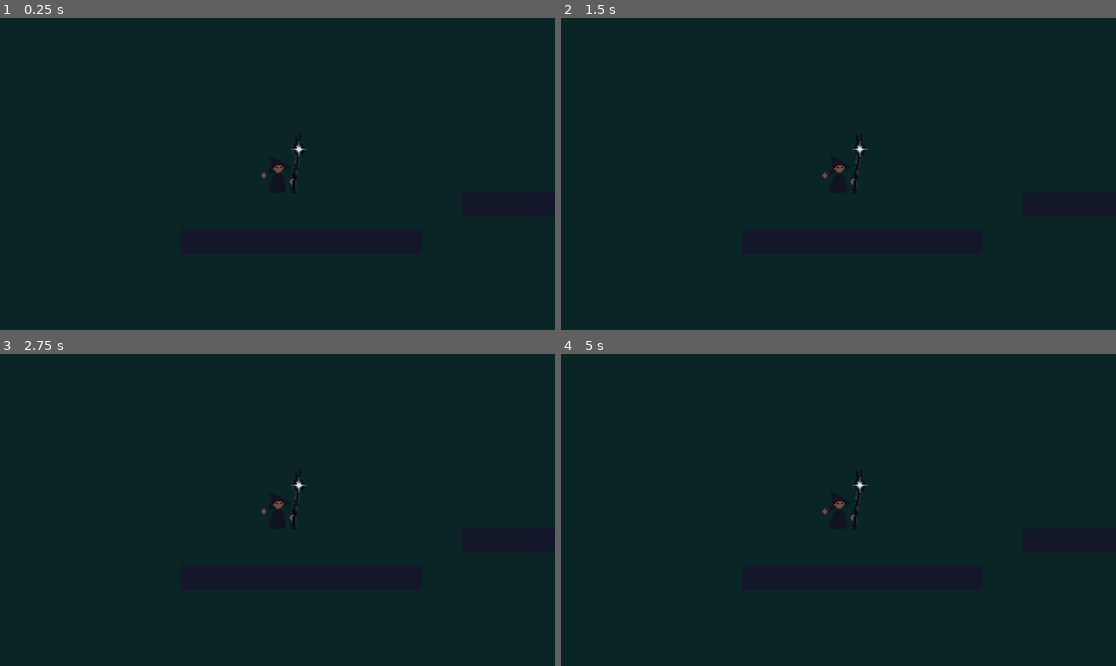
Above: before the commit, frames 1-4 (two rows, left to right).
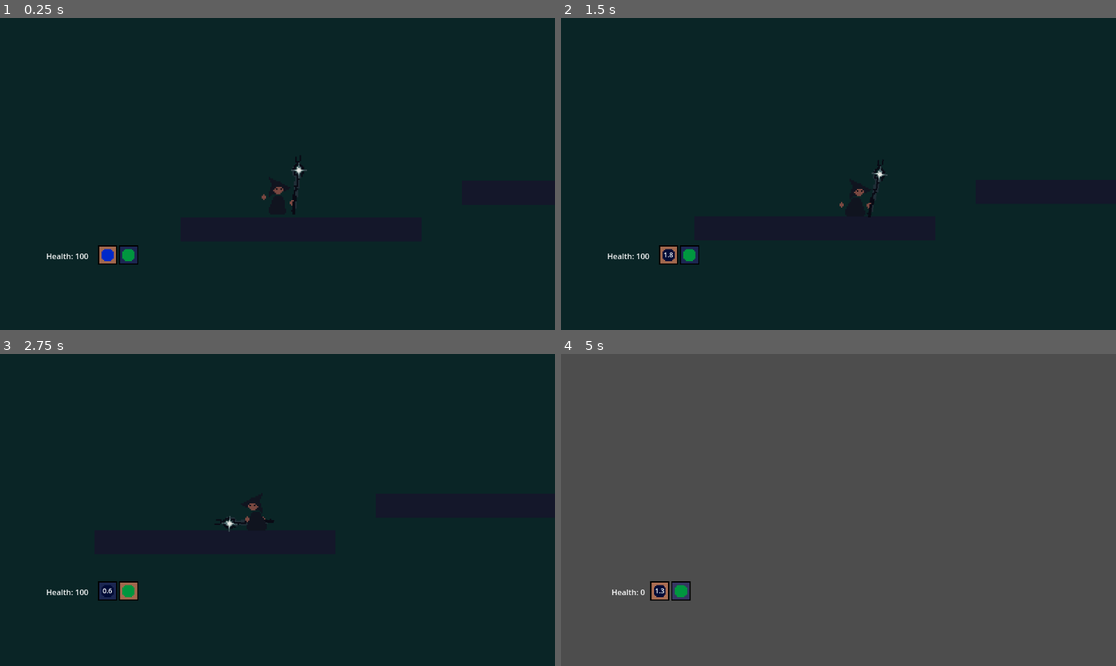
Above: after the commit, the same moments.

Repository: AthertonRoamer/Newton
Game: Godot game, scene res://test_world/test_world.tscn
Same seed, same stepped clock (60 frames per second), same inputs: the game is played once before the commit and once after it. This scene is started directly instead of the project's main scene.
Inputs (mouse positions are in pixels of both pictures, inside the frame that each line leads up to):
- Up to frame 1 (0.25 s): no input
- Up to frame 2 (1.5 s): move the mouse to (960, 158) at 0.52 s; press the mouse at (960, 158) at 0.53 s; hold D (player_right) from 0.53 s (still down); tap W (player_jump) at 0.77 s; move the mouse to (727, 189) at 1.27 s; release the mouse at (727, 189) at 1.28 s; tap Shift (player_sprint) at 1.35 s
- Up to frame 3 (2.75 s): tap W (player_jump) at 1.52 s; move the mouse to (333, 441) at 2.02 s; release D (player_right) at 2.03 s; hold A (player_left) from 2.03 s (still down); tap Mouse wheel down (select_spell_down) at 2.1 s
- Up to frame 4 (5 s): move the mouse to (810, 572) at 2.77 s; release A (player_left) at 2.78 s; hold D (player_right) 2.78-4.28 s; tap Mouse wheel up (select_spell_up) at 2.85 s; tap W (player_jump) at 3.02, 3.77, 4.52 s; move the mouse to (1005, 556) at 3.52 s; press the mouse at (1005, 556) at 3.53 s; move the mouse to (672, 463) at 4.27 s; release the mouse at (672, 463) at 4.28 s; hold A (player_left) from 4.28 s (still down); tap Shift (player_sprint) at 4.35 s

The runs differ from the first frame. In frame 1, 0.8% of the frame differs, in the area x 8-56%, y 37-80%; in frame 2, 0.8%; in frame 3, 0.8%; in frame 4, 100%, in the area x 0-100%, y 0-100%.
Error before the commit: Parse Error: Could not parse global class "Player" from "res://player/player.gd". (res://player/spells/spell.gd:8)

Commit message:
Fixed some mistakes I made in resolving conflicts

Diff:
--- a/Newton/player/player.gd
+++ b/Newton/player/player.gd
@@ -64,16 +64,6 @@
 
 func die() -> void:
 	print("You have died")
-
-
-func _physics_process(_delta) -> void:
-	mouse_actions()
-	movement()
-	update_player_visuals()
-
-	if position.y > death_altitude:
-		health = 0
-
 
 
 func _input(event : InputEvent) -> void:
@@ -127,7 +117,7 @@
 
 
 func _physics_process(_delta) -> void:
-  mouse_actions()
+	mouse_actions()
 	movement()
 	update_player_visuals()
 
